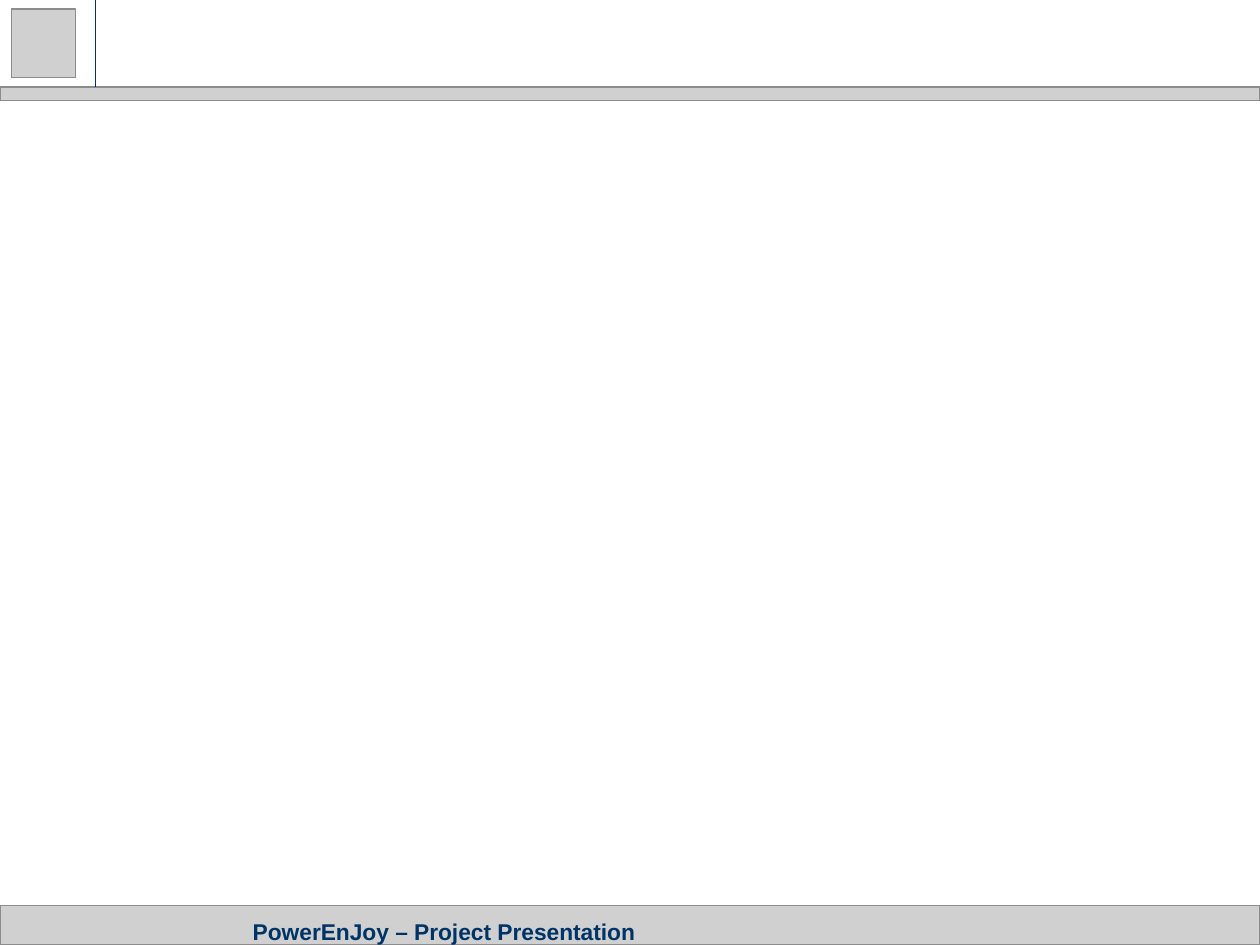
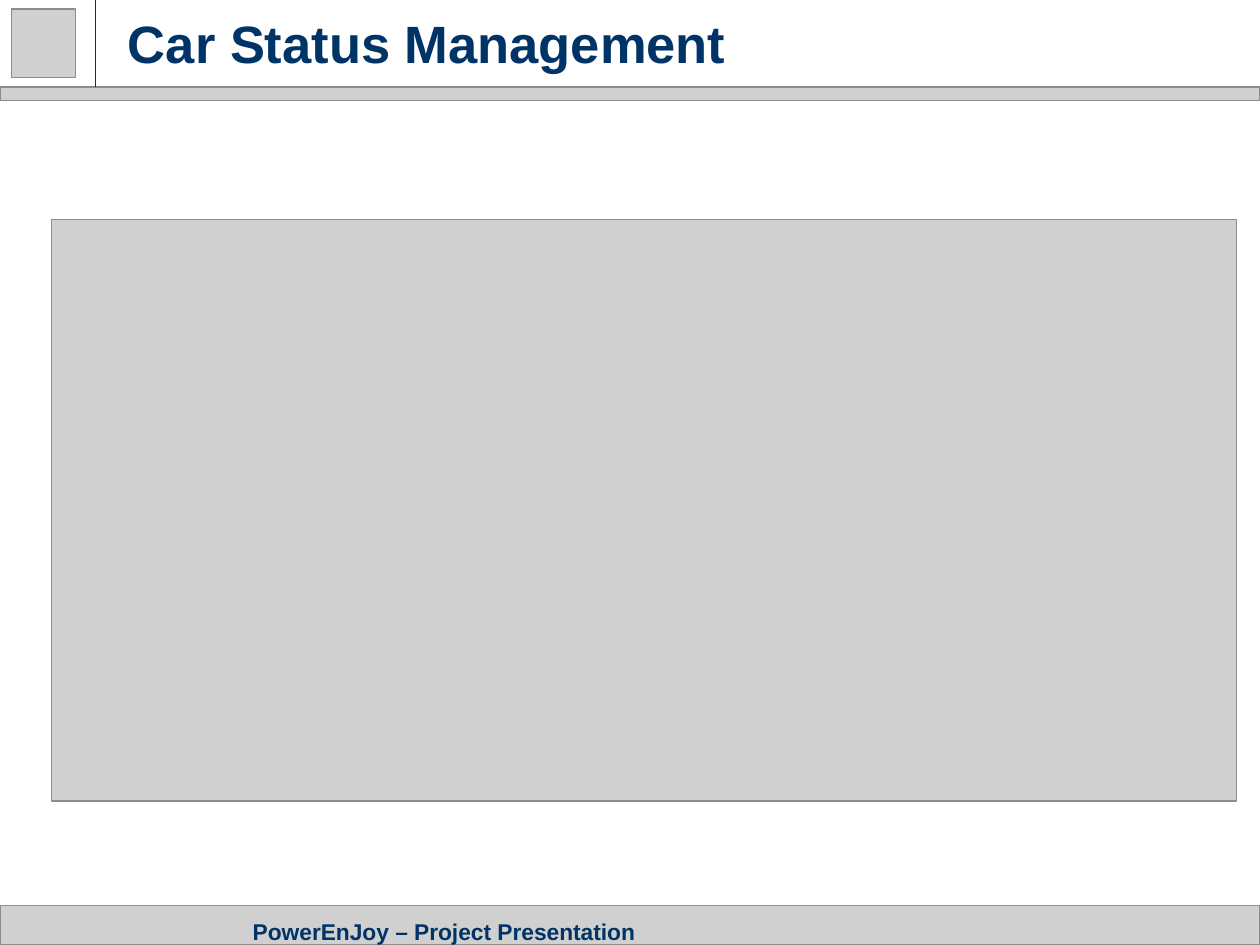
Before and after one commit to GiovanniScotti/PowerEnjoy-SEII-Project-Scotti-Trabucchi, a slide deck: slide 13 of Project Presentation.pptx (slide 16 before the commit). Drawn at 1260x945 pixels with LibreOffice and Linux fonts; fonts in the diff are those of the drawing; grey boxes stand for pictures. Boxes give left, top, right and bottom in pixels: in the first picture for what was removed or moved away, otherwise in the second. Text is boxed around its words. In the diff, an @@ line names an element or a change of style, - is before the commit and + after.

```diff
--- a/Project Presentation.pptx
+++ b/Project Presentation.pptx
@@ title added at <box>128,26,726,74</box>, 30 pt, text #003366, bold @@
+Car Status Management
@@ picture added at <box>52,219,1237,800</box> @@
```
Also in this commit, not shown: 7 other slides changed, 15 slides added.
